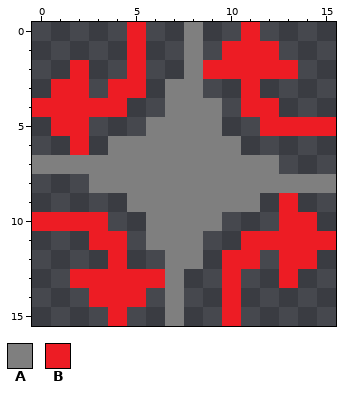
Two states of a pixel-art sprite, Assets/Sprites/Pieces/RotateTrigo2.png. Above, as it was before the edit.
The file is 16x16 pixels.
Palette (. is transparent): A #7f7f7f  B #ed1c24
And afterwards:
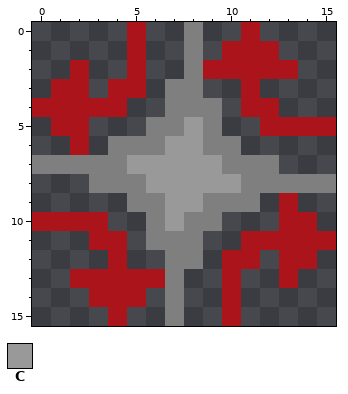
Colours new in this view: C #999999
Change:
colour B: #ed1c24 -> #ab141a
y 5: x 8 A -> C
y 6: x 7..8 AA -> CC
y 7: x 5..9 AAAAA -> CCCCC
y 8: x 6..10 AAAAA -> CCCCC
y 9: x 7..8 AA -> CC
y 10: x 7 A -> C
Pixel boxes of the changes (left, top, right, bottom) in both pictures:
changed: (32, 22, 336, 326)
